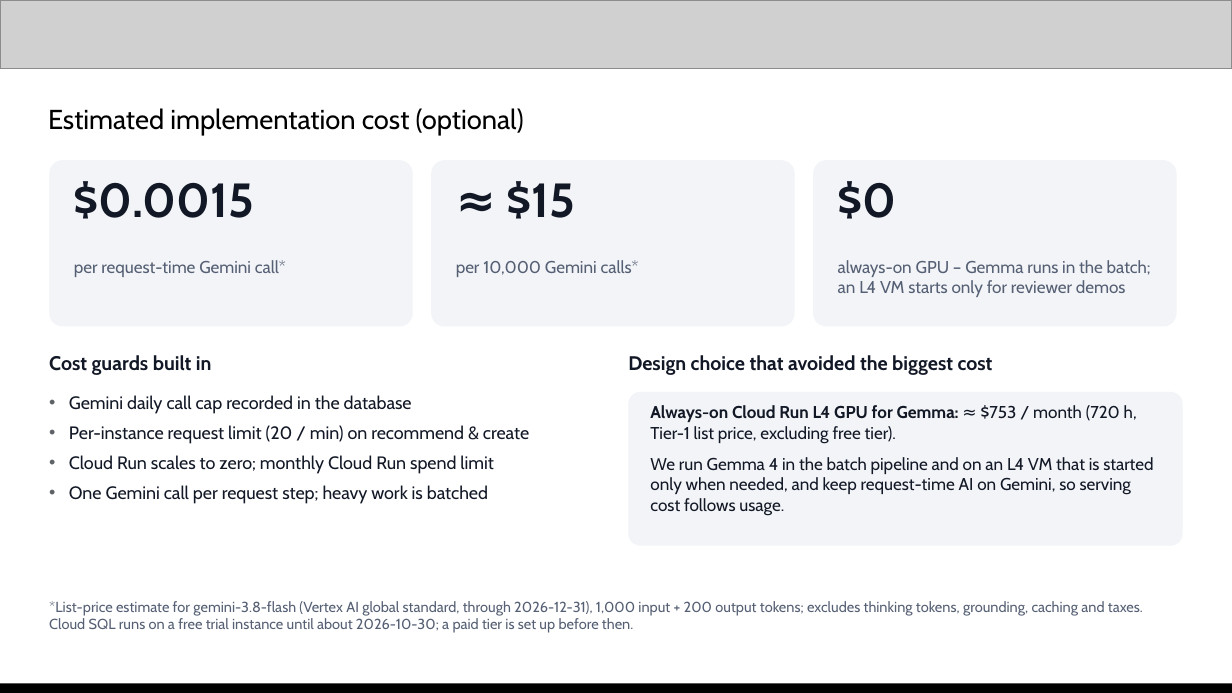
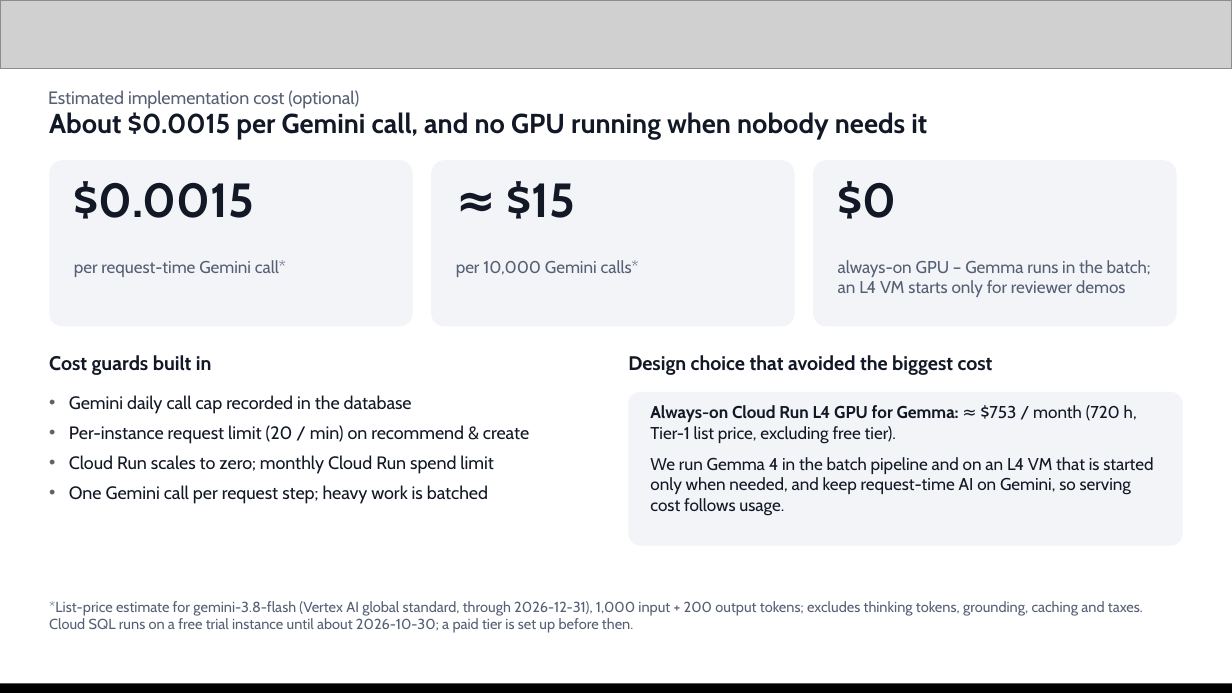
Before and after one commit to Sihyeon-Ji/trend-interpreter, a slide deck: slide 8 of docs/대회/제출/AI-Builder-Cup-제출-초안.pptx. Drawn at 1232x693 pixels with LibreOffice and Linux fonts; fonts in the diff are those of the drawing; grey boxes stand for pictures. Boxes give left, top, right and bottom in pixels: in the first picture for what was removed or moved away, otherwise in the second. Text is boxed around its words. In the diff, an @@ line names an element or a change of style, - is before the commit and + after.

```diff
--- a/docs/대회/제출/AI-Builder-Cup-제출-초안.pptx
+++ b/docs/대회/제출/AI-Builder-Cup-제출-초안.pptx
@@ text "Estimated implementation cost (optional)": place and size @@
-text "Estimated implementation cost (optional)" at (48,108,524,135)
+text "Estimated implementation cost (optional)" at (48,90,359,109)
@@ text "Estimated implementation cost (optional)" at (48,90,359,109): size 16 to 10.5 pt, text colour none to #566074 @@
@@ text added at (49,112,927,139), 16 pt, text #121826, bold @@
+About $0.0015 per Gemini call, and no GPU running when nobody needs it
```
Also in this commit, not shown: 10 other slides changed, 3 slides added, 13 other files.
